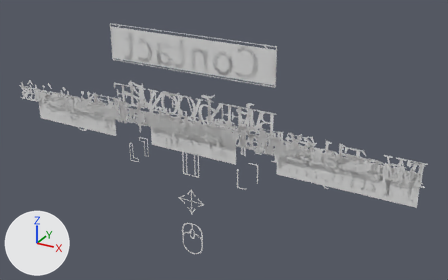
One commit to the glTF model static/models/keshiki.glb: the scene before it, then after it.
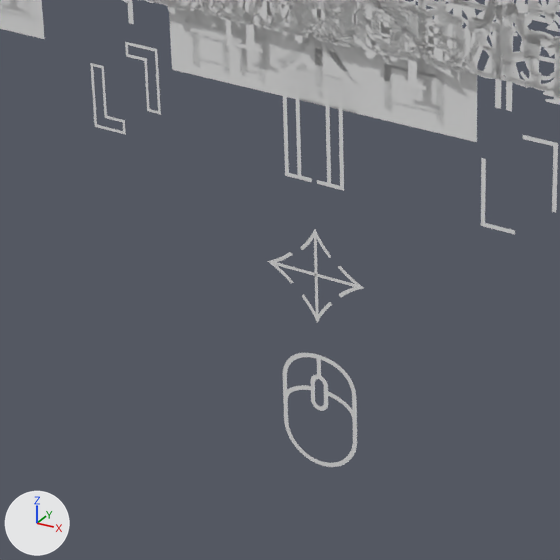
The first picture shows the older version from a camera (50 mm lens) standing at (8.74, -13.87, 7.2) and looking at (0.75, 0.65, -0.06). The close-ups show both versions on the part from 23% to 58% of the width and 45% to 100% of the height of that picture; other places that the commit changed are outside them. The axes (+X, +Y, +Z) are drawn at lower left. The lights are the same throughout. Where no turn or scale is listed for an object, it has been applied to the vertices. Vertices at the same position are counted once.

In view in the first close-up: '2b', 'english', 'english.002', 'english.003', 'francais', 'francais.002', 'francais.003', 'mouse', 'nihongo', 'nihongo1', 'nihongo1.002', 'nihongoHitbox'.
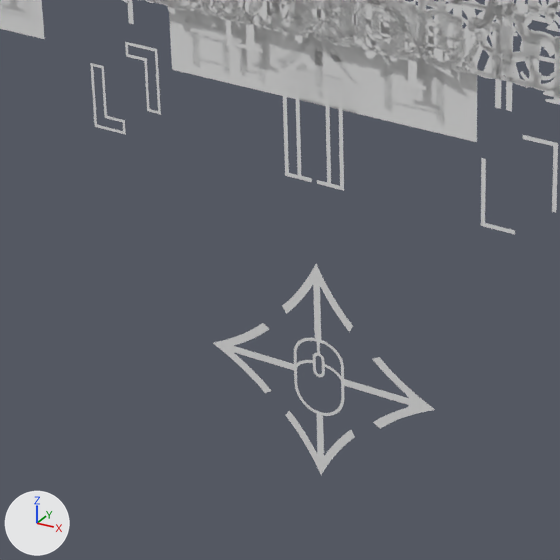
What differs and where, as boxes [x1, y1, x2, y2] in the close-ups (560 x 560 px):
'mouse', reshaped, moved, rescaled (130% wider, 11% shorter)
    before: [268, 229, 364, 467]
    after: [213, 264, 435, 475]
part 1 of me_text_162, added
    after: [285, 411, 355, 475]
part 2 of me_text_162, added
    after: [213, 323, 294, 393]
part 3 of me_text_162, added
    after: [344, 357, 435, 429]
part 4 of me_text_162, deleted
    before: [268, 252, 364, 297]
part 5 of me_text_162, cut back
    before: [300, 229, 332, 323]
    after: [282, 264, 353, 340]

The change, as a diff of the scene's bpy script:
```diff
--- a/static/models/keshiki.glb.py
+++ b/static/models/keshiki.glb.py
@@ me_text_162 @@
 # used by ob_mouse; parent = ob_select; location = (0.0, 0.0, 0.0)
-me_text_162.from_pydata(...)  # 890 vertices, 892 faces; spans x -0.5..0.52, y -2.66..-0.18, z 0.0
+me_text_162.from_pydata(...)  # 896 vertices, 894 faces; spans x -1.79..1.72, y -3.64..-0.32, z 0.0
+# me_text_162 part 1: a new loose piece of 53 vertices spanning x -0.55..0.56, y -3.64..-2.66, z 0.0
+# me_text_162 part 2: a new loose piece of 53 vertices spanning x 0.4..1.72, y -2.59..-1.47, z 0.0
+# me_text_162 part 3: a new loose piece of 51 vertices spanning x -1.79..-0.4, y -2.59..-1.47, z 0.0
+# me_text_162 part 4: the loose piece of 102 vertices spanning x -0.5..0.52, y -0.8..-0.48, z 0.0 is deleted
+# me_text_162 part 5
+# 62 vertices are removed from x -0.16..0.17, y -0.99..-0.18, z 0.0
+# 65 faces are deleted
+# 40 vertices move from x -0.16..0.17, y -1.14..-0.88, z 0.0 to x -0.55..0.56, y -1.22..-0.32, z 0.0
+# 13 vertices are added at x -0.05..0.51, y -1.47..-0.84, z 0.0
+# 16 new faces join them
@@ ob_mouse @@
 ob_mouse.parent = ob_select
-ob_mouse.location = (0.0, 0.0, 0.0)
+ob_mouse.location = (0.0, -0.309, 0.0)
+ob_mouse.scale = (0.677, 0.677, 0.677)
```
